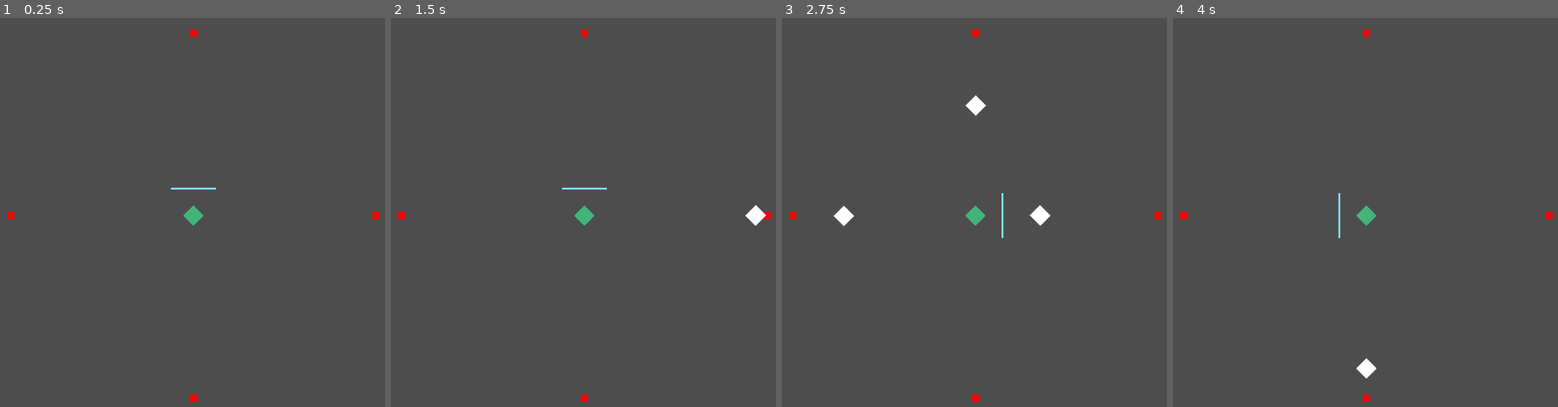
Above: before the commit, frames 1-4 (left to right).
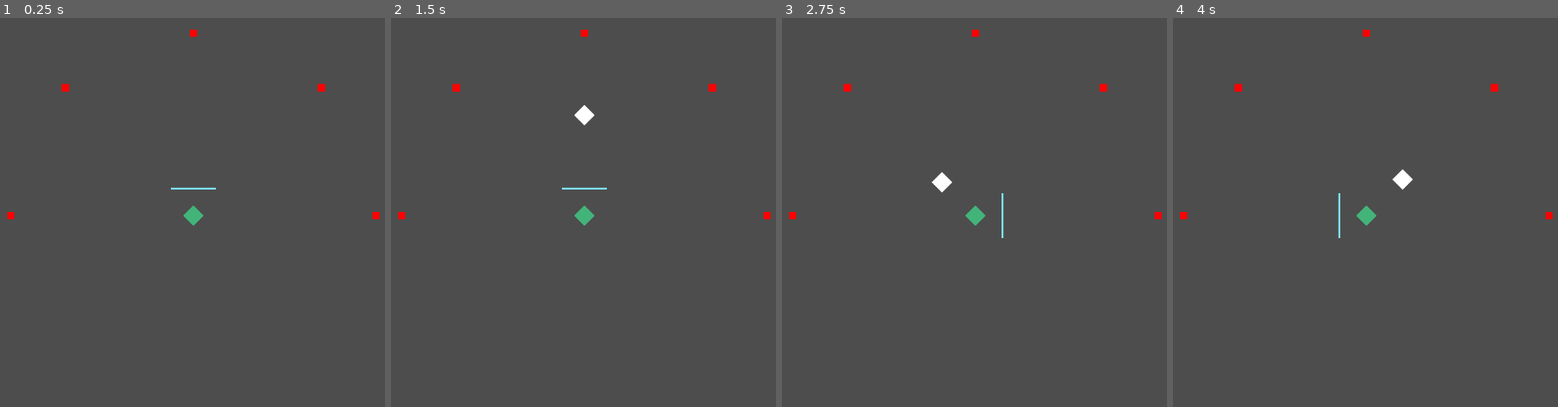
Above: after the commit, the same moments.

Repository: BluePolar282/Jame-Gam-58-2
Game: Godot game, scene res://Jame-Gam-58/Utilities/scenes/main_scene.tscn
Two runs of this game, one before a commit and one after it. Both use one fixed random seed, a clock stepped at 60 frames per second and the inputs below.
Inputs:
- Up to frame 1 (0.25 s): no input
- Up to frame 2 (1.5 s): tap Enter at 0.5 s; hold D (right) 0.53-1.28 s; tap Space at 1.25 s; hold W (down) from 1.28 s (still down)
- Up to frame 3 (2.75 s): release W (down) at 2.03 s; hold D (right) from 2.03 s (still down)
- Up to frame 4 (4 s): release D (right) at 2.78 s; hold S (up) 2.78-3.53 s; hold A (left) from 3.53 s (still down)

The runs differ from the first frame. In frame 1, 0.1% of the frame differs, in the area x 15-85%, y 16-99%; in frame 2, 0.4%; in frame 3, 0.7%, in the area x 13-85%, y 16-99%; in frame 4, 0.4%.

Commit message:
repositioned shooters
the shooters are now repositioned and some tweaks were made to shooting

Diff:
--- a/Jame-Gam-58/Objects/scripts/bullet.gd
+++ b/Jame-Gam-58/Objects/scripts/bullet.gd
@@ -1,17 +1,27 @@
 extends CharacterBody2D
 
-var SPEED = 14000
+var SPEED = 300
 
 func _physics_process(delta: float) -> void:
+	var direction = Vector2.ZERO
+
+	if is_in_group("Left Spawner"):
+		direction.x = 1
+
+	if is_in_group("Top Left Spawner"):
+		direction.x = 1
+		direction.y = 1
+
+	if is_in_group("Top Spawner"):
+		direction.y = 1
+
+	if is_in_group("Top Right Spawner"):
+		direction.x = -1
+		direction.y = 1
+
+	if is_in_group("Right Spawner"):
+		direction.x = -1
+
+	velocity = direction.normalized() * SPEED
+
 	move_and_slide()
-	if is_in_group("Top Spawner"):
-		velocity.y = SPEED * delta
-
-	elif is_in_group("Left Spawner"):
-		velocity.x = SPEED * delta
-
-	elif is_in_group("Bottom Spawner"):
-		velocity.y = -SPEED * delta
-
-	elif is_in_group("Right Spawner"):
-		velocity.x = -SPEED * delta
--- a/Jame-Gam-58/Utilities/scenes/main_scene.tscn
+++ b/Jame-Gam-58/Utilities/scenes/main_scene.tscn
@@ -15,19 +15,23 @@
 offset_right = 40.0
 offset_bottom = 40.0
 
-[node name="bullet-spawner1" parent="spawner-container2" groups=["Right Spawner"] instance=ExtResource("1_ox7t7")]
-position = Vector2(500, 0)
+[node name="bullet-spawner1" parent="spawner-container2" groups=["Left Spawner"] instance=ExtResource("1_ox7t7")]
+position = Vector2(-500, 0)
 rotation = -3.14159
 
-[node name="bullet-spawner2" parent="spawner-container2" groups=["Top Spawner"] instance=ExtResource("1_ox7t7")]
-position = Vector2(0, -500)
+[node name="bullet-spawner2" parent="spawner-container2" groups=["Top Left Spawner"] instance=ExtResource("1_ox7t7")]
+position = Vector2(-350, -350)
 rotation = -1.5708
 
-[node name="bullet-spawner3" parent="spawner-container2" groups=["Left Spawner"] instance=ExtResource("1_ox7t7")]
-position = Vector2(-500, 0)
+[node name="bullet-spawner3" parent="spawner-container2" groups=["Top Spawner"] instance=ExtResource("1_ox7t7")]
+position = Vector2(0, -500)
 
-[node name="bullet-spawner4" parent="spawner-container2" groups=["Bottom Spawner"] instance=ExtResource("1_ox7t7")]
-position = Vector2(0, 500)
+[node name="bullet-spawner4" parent="spawner-container2" groups=["Top Right Spawner"] instance=ExtResource("1_ox7t7")]
+position = Vector2(350, -350)
+rotation = -1.5708
+
+[node name="bullet-spawner5" parent="spawner-container2" groups=["Right Spawner"] instance=ExtResource("1_ox7t7")]
+position = Vector2(500, 0)
 rotation = -1.5708
 
 [node name="tower" parent="." instance=ExtResource("2_7mml0")]
--- a/Jame-Gam-58/Utilities/scripts/bullet_spawner.gd
+++ b/Jame-Gam-58/Utilities/scripts/bullet_spawner.gd
@@ -9,7 +9,7 @@
 
 func _on_timer_timeout() -> void:
 	set_bullet_spawner()
-	$Timer.wait_time = randf_range(0.5, 2)
+	$Timer.wait_time = randf_range(0.25, 1.5)
 	$Timer.start()
 
 func spawn_bullet():
@@ -18,17 +18,20 @@
 	if delay == false:
 		add_child(spawned_bullet)
 	#---------------------------------------------------
+	if is_in_group("Left Spawner"):
+		spawned_bullet.add_to_group("Left Spawner")
+
+	if is_in_group("Top Left Spawner"):
+		spawned_bullet.add_to_group("Top Left Spawner")
+
 	if is_in_group("Top Spawner"):
 		spawned_bullet.add_to_group("Top Spawner")
 
+	if is_in_group("Top Right Spawner"):
+		spawned_bullet.add_to_group("Top Right Spawner")
+
 	if is_in_group("Right Spawner"):
 		spawned_bullet.add_to_group("Right Spawner")
-
-	if is_in_group("Bottom Spawner"):
-		spawned_bullet.add_to_group("Bottom Spawner")
-
-	if is_in_group("Left Spawner"):
-		spawned_bullet.add_to_group("Left Spawner")
 	#---------------------------------------------------
 	delay = true
 	await get_tree().create_timer(0.5).timeout
@@ -39,23 +42,25 @@
 	if current_dir != ".":
 		return
 
-	var random = randi_range(0, 4)
+	var random = randi_range(1, 5)
 
 	if random == 1:
+		if is_in_group("Left Spawner"):
+			current_dir = "left"
+			spawn_bullet()
+	if random == 2:
+		if is_in_group("Top Left Spawner"):
+			current_dir = "top left"
+			spawn_bullet()
+	if random == 3:
 		if is_in_group("Top Spawner"):
 			current_dir = "top"
 			spawn_bullet()
-	if random == 2:
+	if random == 4:
+		if is_in_group("Top Right Spawner"):
+			current_dir = "top right"
+			spawn_bullet()
+	if random == 5:
 		if is_in_group("Right Spawner"):
 			current_dir = "right"
 			spawn_bullet()
-
-	if random == 3:
-		if is_in_group("Bottom Spawner"):
-			current_dir = "bottom"
-			spawn_bullet()
-
-	if random == 4:
-		if is_in_group("Left Spawner"):
-			current_dir = "left"
-			spawn_bullet()
--- a/project.godot
+++ b/project.godot
@@ -25,12 +25,13 @@
 
 [global_group]
 
-"Bottom Spawner"=""
 "Top Spawner"=""
 "Right Spawner"=""
 "Left Spawner"=""
 Tower=""
 Bullet=""
+"Top Left Spawner"=""
+"Top Right Spawner"=""
 
 [input]
 
